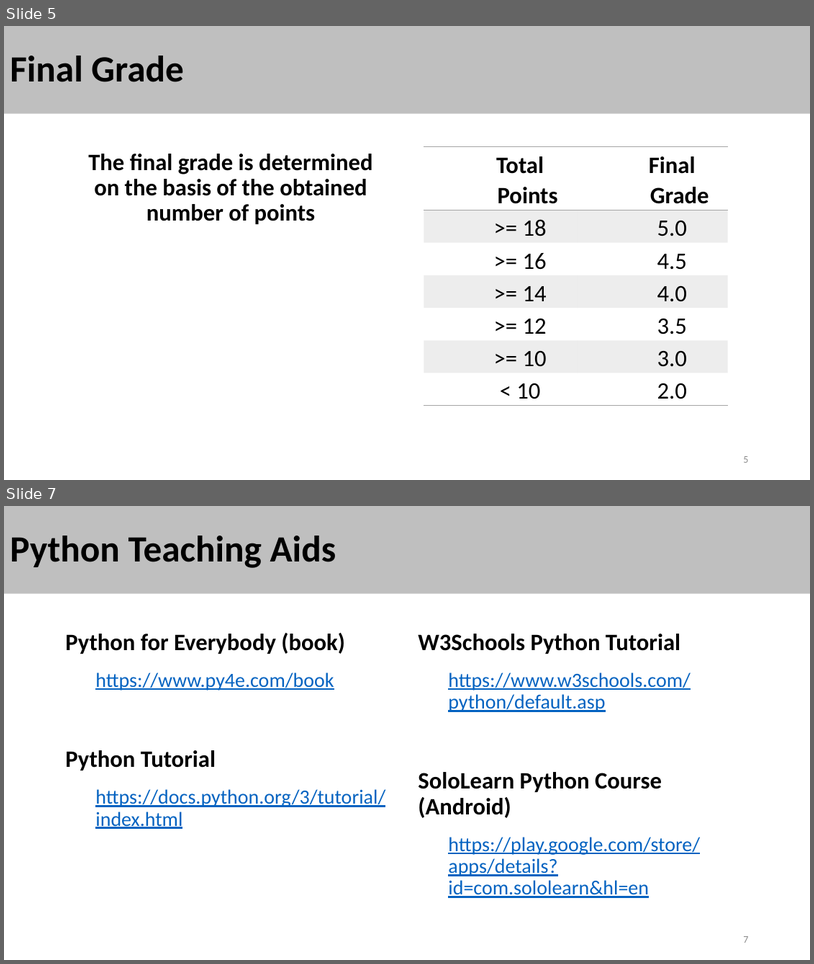
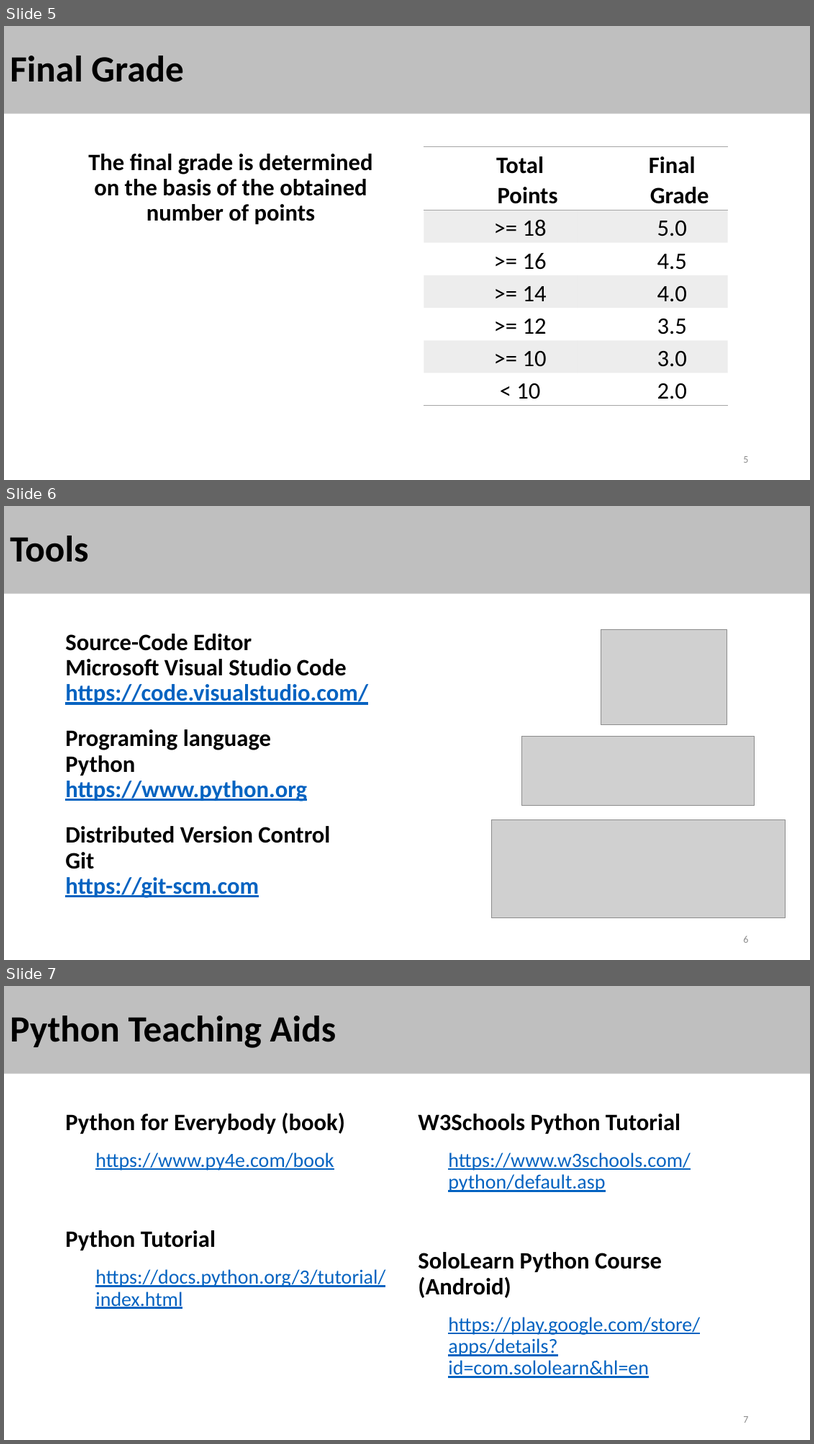
Before and after one commit to stalj/pp1, a slide deck: 01-CourseIntroduction/01-CourseIntroduction.pptx. Shown one above the other, each under a label of ours: slides 5 and 7 before the commit, slides 5, 6 and 7 after it; the slides between them are not shown. The pictures are 814x964 and 814x1444 pixels, drawn with LibreOffice and Linux fonts; fonts in the diff are those of the drawing; grey boxes stand for pictures. Boxes give left, top, right and bottom in pixels: in the first picture for what was removed or moved away, otherwise in the second. Text is boxed around its words. In the diff, an @@ line names an element or a change of style, - is before the commit and + after.

```diff
--- a/01-CourseIntroduction/01-CourseIntroduction.pptx
+++ b/01-CourseIntroduction/01-CourseIntroduction.pptx
@@ slide 6 added at box(4, 506, 810, 960), background #FFFFFF @@
@@ title added at box(4, 506, 810, 594), fill #BFBFBF, 44 pt, text #000000, bold @@
+Tools
@@ text added at box(65, 633, 368, 898), 28 pt, text #000000, bold @@
+Source-Code Editor
+Microsoft Visual Studio Code
+https://code.visualstudio.com/
+Programing language
+Python
+https://www.python.org
+Distributed Version Control
+Git
+https://git-scm.com
@@ picture added at box(601, 629, 728, 724) @@
@@ picture added at box(522, 736, 755, 806) @@
@@ picture added at box(491, 819, 786, 917) @@
@@ page number added at box(743, 936, 748, 942), 12 pt, text #8C8C8C @@
+6
```
Also in this commit, not shown: 2 slides changed, 1 slide removed, 1 other file.
